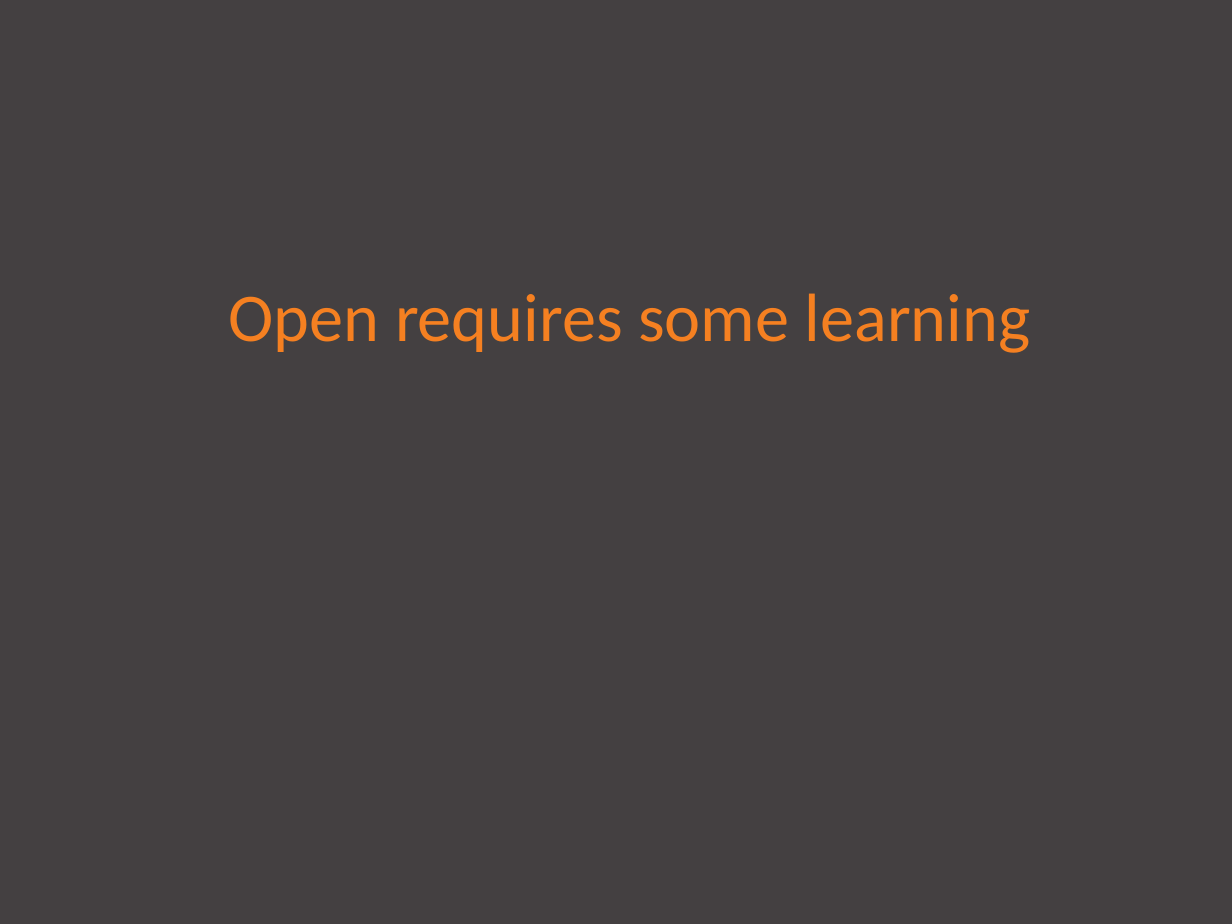
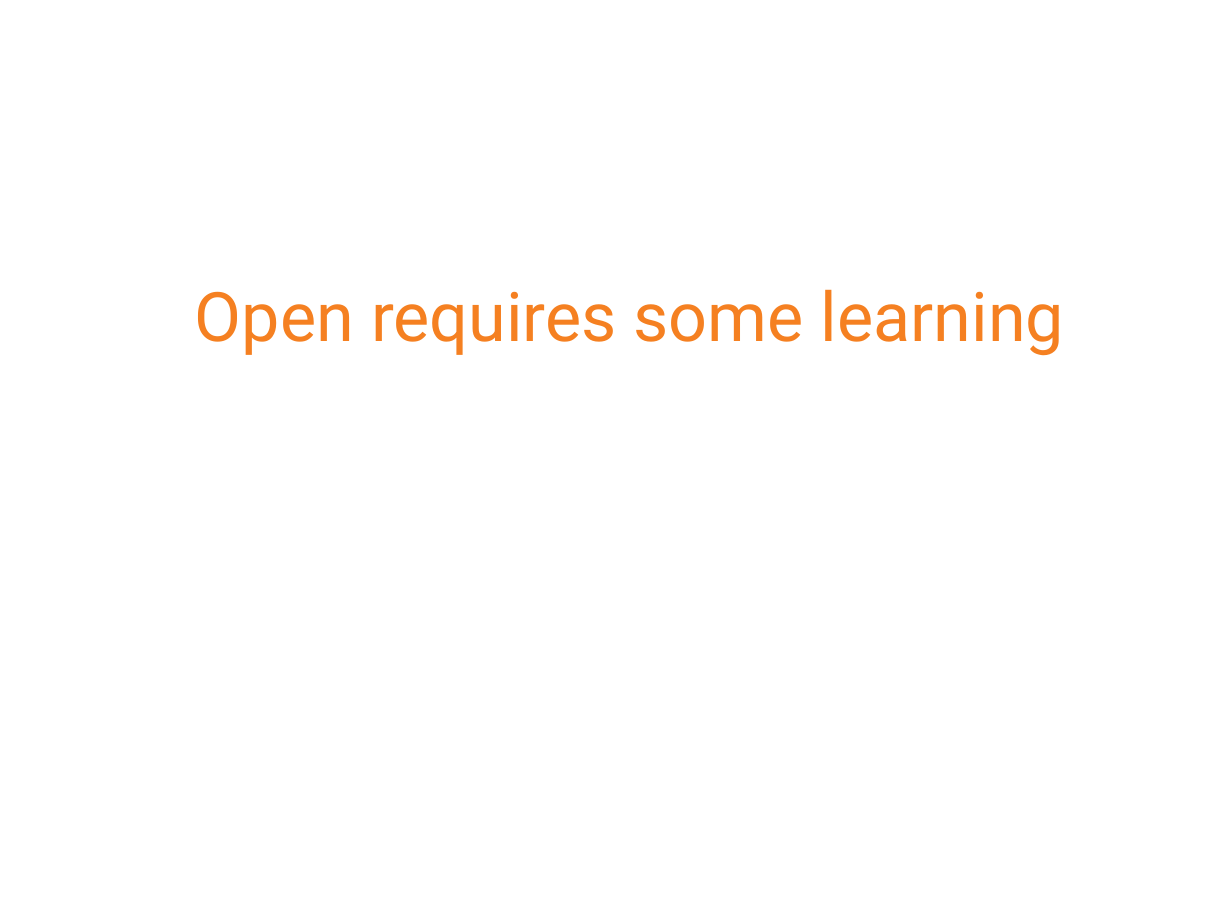
Before and after one commit to chartgerink/talks, a slide deck: slide 25 of 2017_2018/20171024oa-week/presentation.odp (slide 6 before the commit). Drawn at 1232x924 pixels with LibreOffice and Linux fonts; fonts in the diff are those of the drawing; background and template pictures are left out. Boxes give left, top, right and bottom in pixels: in the first picture for what was removed or moved away, otherwise in the second. Text is boxed around its words. In the diff, an @@ line names an element or a change of style, - is before the commit and + after.

```diff
--- a/2017_2018/20171024oa-week/presentation.odp
+++ b/2017_2018/20171024oa-week/presentation.odp
@@ background #444041 to #FFFFFF @@
@@ title "Open requires some learning" at (x1=195, y1=289, x2=1064, y2=356): font Calibri to Roboto @@
```
Also in this commit, not shown: 3 other slides changed, 22 slides added, 3 slides removed, 1 other file.
